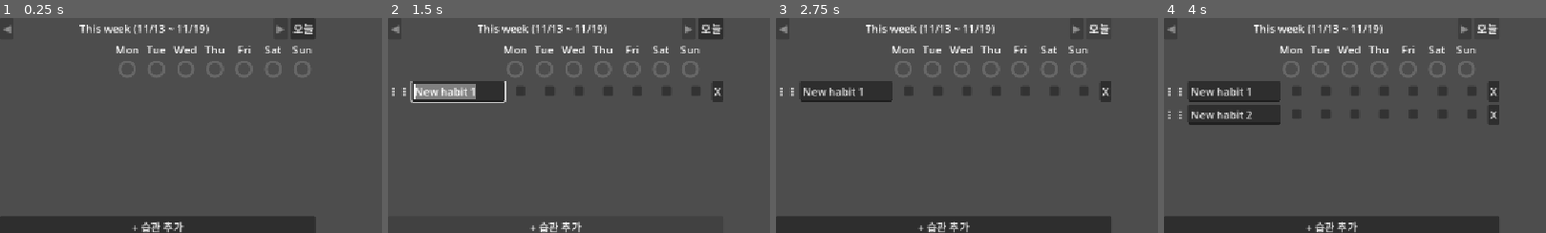
Above: before the commit, frames 1-4 (left to right).
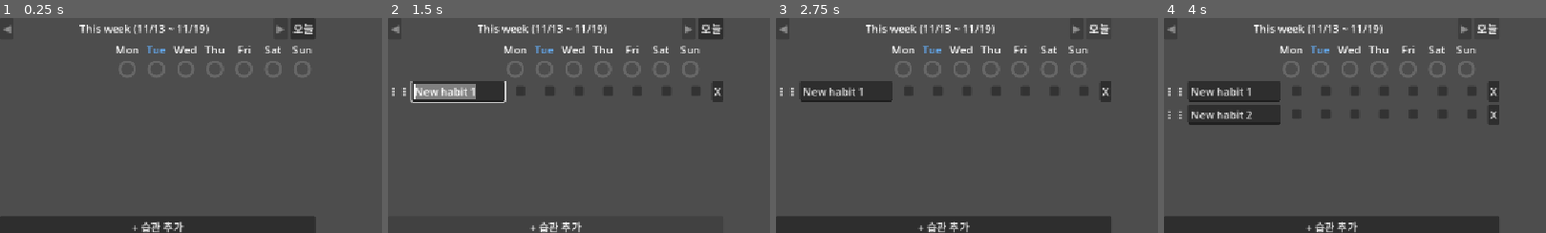
Above: after the commit, the same moments.

Repository: gee03143/voyager
Game: Godot game, scene res://scenes/habittracker/HabitTrackerView.tscn
Two runs of this game, one before a commit and one after it. Both use one fixed random seed, a clock stepped at 60 frames per second and the inputs below. This scene is started directly instead of the project's main scene.
Inputs:
- Up to frame 1 (0.25 s): no input
- Up to frame 2 (1.5 s): click "오늘" at 0.5 s; click "+ 습관 추가" at 1.25 s
- Up to frame 3 (2.75 s): click "오늘" at 2 s
- Up to frame 4 (4 s): click "+ 습관 추가" at 2.75 s; click "오늘" at 3.5 s
The pictures show only the part of the screen within x 0-50%, y 0-50%; the shares and areas given below are measured in that part.

The runs differ from the first frame. In frame 1, less than 0.1% of the frame differs, in the area x 38-44%, y 12-17%; in frame 2, less than 0.1%; in frame 3, less than 0.1%; in frame 4, less than 0.1%.

Commit message:
개선사항 반영
* HabitTracker에서 오늘 날짜는 강조색으로 더 보기 쉽게 표시
* deleted entry는 타임라인에서도 지우기
  * orphan으로 취급, 완전 삭제는 아니지만, 뷰에서 스킵

Diff:
--- a/scripts/data/gratitude.gd
+++ b/scripts/data/gratitude.gd
@@ -40,6 +40,12 @@
 			return e
 	return {}
 
+func has_entry(id: int) -> bool:
+	for e in entries:
+		if int(e.get("id", 0)) == id:
+			return true
+	return false
+
 func to_dict() -> Dictionary:
 	return {"entries": entries}
 
--- a/scripts/data/journal.gd
+++ b/scripts/data/journal.gd
@@ -34,6 +34,12 @@
 			docs.remove_at(i)
 			changed.emit()
 			return
+
+func has_doc(id: int) -> bool:
+	for d in docs:
+		if int(d.get("id", 0)) == id:
+			return true
+	return false
 
 func doc_title(id: int) -> String:
 	for d in docs:
--- a/scripts/data/save.gd
+++ b/scripts/data/save.gd
@@ -255,9 +255,23 @@
 	save_mood()
 	get_tree().quit()
 
+# 원본이 삭제된 참조형 이벤트(journal/mood/gratitude) 판정.
+# 화면에서 빼는 용도로만 씀 — 파일(records.json)의 이벤트는 그대로 둔다
+func is_orphan_event(e: Dictionary) -> bool:
+	match str(e.get("type", "")):
+		"journal":
+			return not journal.has_doc(int(e.get("doc_id", 0)))
+		"mood":
+			return mood.entry_by_id(int(e.get("entry_id", 0))).is_empty()   # 조회 함수가 이미 있음
+		"gratitude":
+			return not gratitude.has_entry(int(e.get("entry_id", 0)))
+	return false                                                            # 나머지 타입은 참조가 없어 orphan이 될 수 없음
+
 func activity_entries_for(date_iso: String) -> Array:    # 로그 이벤트 + 습관 파생 완료를 날짜 기준으로 병합(raw, 포맷 없음)
 	var out := []
 	for e in activity_log.events:
+		if is_orphan_event(e):        # 원본 삭제된 참조형 이벤트는 제외
+			continue
 		var end_day := DateUtil.local_day_iso(int(e.get("ts", 0)))
 		var start_day := end_day
 		if e.has("start_ts"):
--- a/scripts/habittracker/habit_grid.gd
+++ b/scripts/habittracker/habit_grid.gd
@@ -4,3 +4,4 @@
 const HANDLE_W := 24
 const NAME_W := 140
 const DAY_W := 40
+const ACCENT := Color(0.4, 0.7, 1.0)   # 요일 게이지 호 + 오늘 요일 라벨 공통 강조색
--- a/scripts/habittracker/habit_tracker_view.gd
+++ b/scripts/habittracker/habit_tracker_view.gd
@@ -13,6 +13,7 @@
 var _rows: Array[HabitRow] = []
 var _save_timer: Timer
 var _day_circles: Array[RadialProgress] = []
+var _day_labels: Array[Label] = []
 
 func _ready() -> void:
 	_save_timer = Timer.new()
@@ -62,8 +63,10 @@
 		lbl.horizontal_alignment = HORIZONTAL_ALIGNMENT_CENTER
 		col.add_child(lbl)
 		var circle := RadialProgress.new()
+		circle.arc_color = HabitGrid.ACCENT
 		circle.custom_minimum_size = Vector2(HabitGrid.DAY_W, 28)
 		col.add_child(circle)
+		_day_labels.append(lbl)
 		header.add_child(col)
 		_day_circles.append(circle)
 
@@ -80,6 +83,7 @@
 		var did := int(def["id"])
 		_add_row(Habit.from_parts(did, def, checks.get(str(did), [])))
 	_refresh_progress()
+	_highlight_today(week_start)
 
 func _add_row(habit: Habit) -> HabitRow:
 	var row := HABIT_ROW.instantiate() as HabitRow
@@ -138,6 +142,17 @@
 					done += 1
 		_day_circles[d].value = (float(done) / active) if active > 0 else 0.0
 
+# 이번 주를 볼 때만 오늘 요일 라벨을 강조. 다른 주면 전부 원래 색으로 되돌린다
+func _highlight_today(week_start: String) -> void:
+	var today_col := -1
+	if week_start == DateUtil.monday_iso():
+		today_col = (int(Time.get_date_dict_from_system().weekday) + 6) % 7   # 일0..토6 → 월요일 시작
+	for i in _day_labels.size():
+		if i == today_col:
+			_day_labels[i].add_theme_color_override("font_color", HabitGrid.ACCENT)
+		else:
+			_day_labels[i].remove_theme_color_override("font_color")
+
 func _index_for(week_start: String) -> int:
 	for i in Save.habit_weeks.size():
 		if str(Save.habit_weeks[i]["week_start"]) == week_start:
--- a/scripts/record/record_calendar.gd
+++ b/scripts/record/record_calendar.gd
@@ -44,6 +44,8 @@
 func _recount() -> void:
 	_counts = {}
 	for e in Save.activity_log.events:
+		if Save.is_orphan_event(e):          # 원본 삭제된 참조형 이벤트는 히트맵에서도 제외
+			continue
 		var end_iso := DateUtil.local_day_iso(int(e.get("ts", 0)))
 		var iso := end_iso
 		if e.has("start_ts"):
Binary file changed: localization/translations.en.translation
Binary file changed: localization/translations.ko.translation
